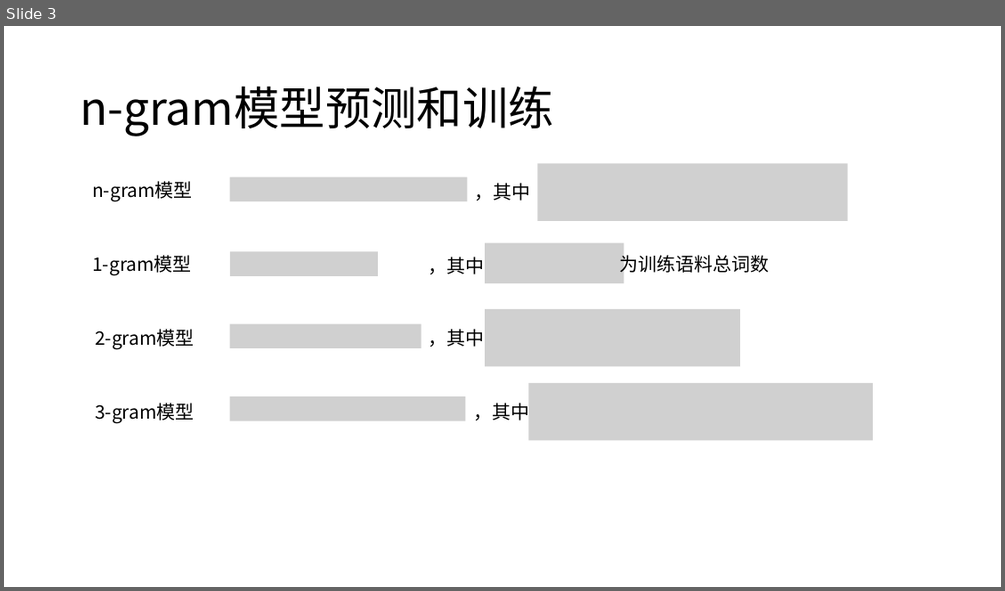
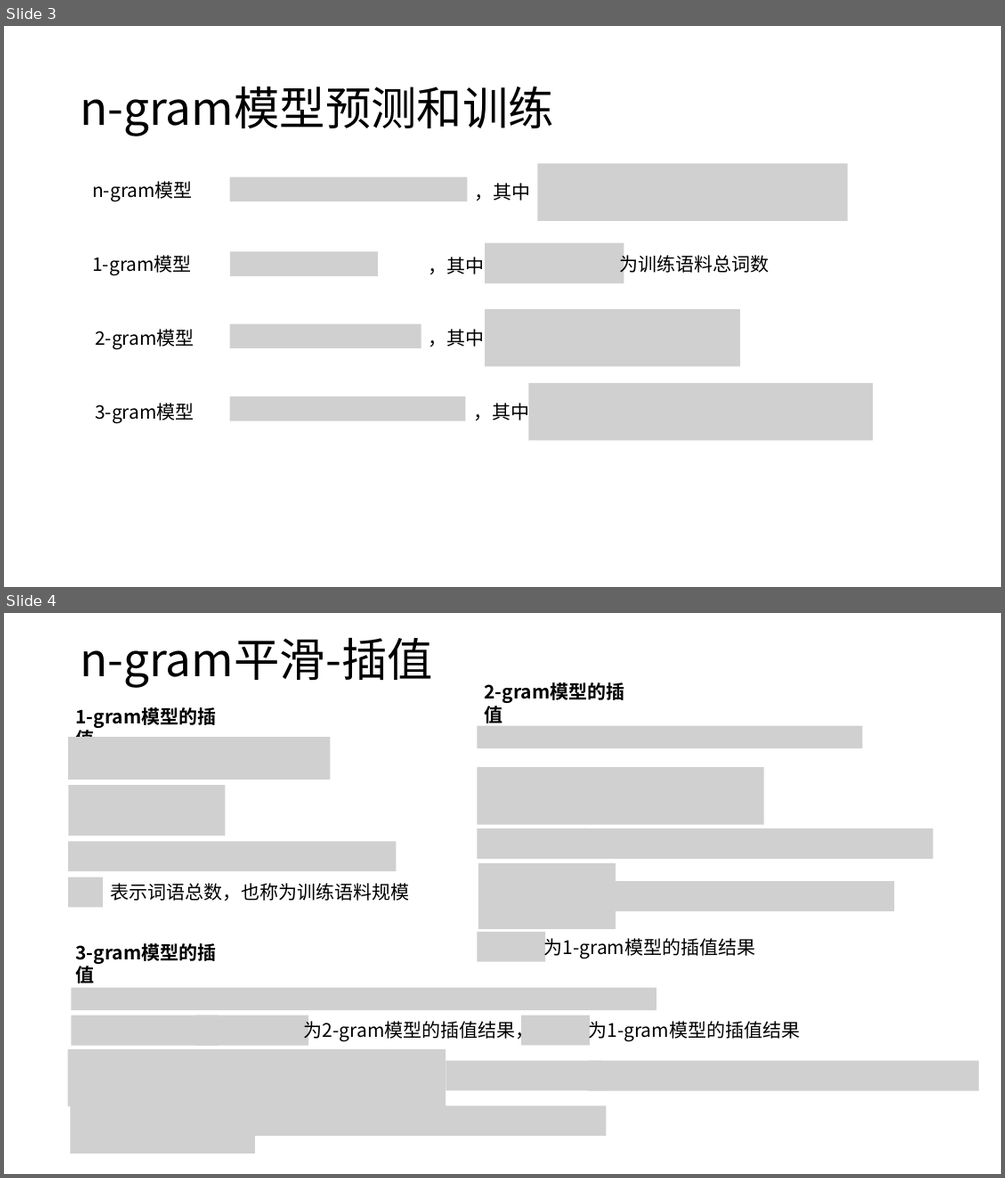
Before and after one commit to panda2019-ai/natural_language_processing, a slide deck: doc/语言模型.pptx. Shown one above the other, each under a label of ours: slide 3 before the commit, slides 3 and 4 after it. The pictures are 1005x591 and 1005x1178 pixels, drawn with LibreOffice and Linux fonts; fonts in the diff are those of the drawing; grey boxes stand for pictures. Boxes give left, top, right and bottom in pixels: in the first picture for what was removed or moved away, otherwise in the second. Text is boxed around its words. In the diff, an @@ line names an element or a change of style, - is before the commit and + after.

Commit message:
add 平滑

```diff
--- a/doc/语言模型.pptx
+++ b/doc/语言模型.pptx
@@ slide 4 added at bbox=[4, 613, 1001, 1174], background #FFFFFF @@
@@ title added at bbox=[80, 638, 432, 687], 44 pt, text #000000 @@
+n-gram平滑-插值
@@ text added at bbox=[76, 707, 217, 728], 18 pt, text #000000, bold @@
+1-gram模型的插值
@@ group added at bbox=[68, 737, 409, 907]: 5 pictures, 1 text @@
+表示词语总数，也称为训练语料规模
@@ group added at bbox=[477, 682, 933, 962]: 7 pictures, 2 texts @@
+2-gram模型的插值
+为1-gram模型的插值结果
@@ group added at bbox=[67, 943, 979, 1153]: 9 pictures, 3 texts @@
+3-gram模型的插值
+为2-gram模型的插值结果，
+为1-gram模型的插值结果
```
